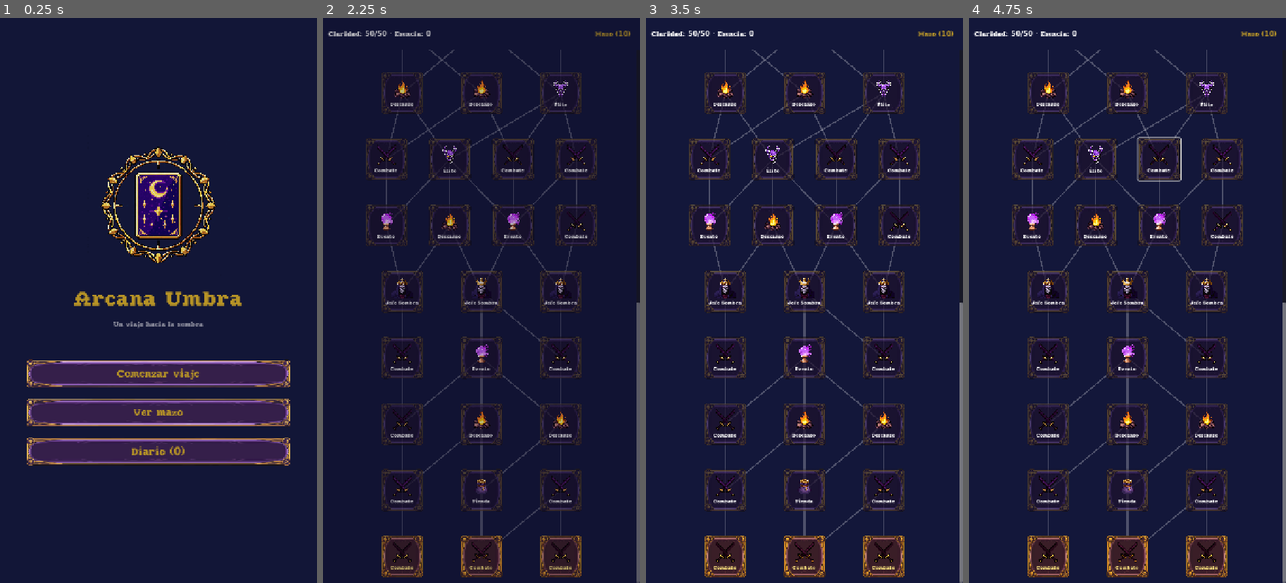
Above: before the commit, frames 1-4 (left to right).
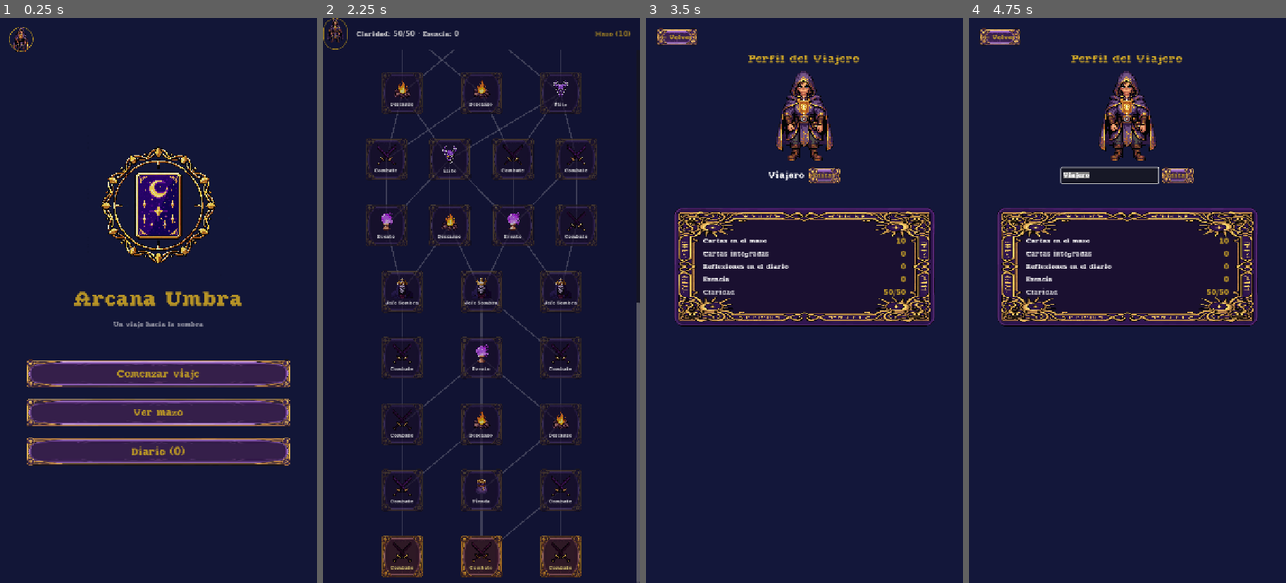
Above: after the commit, the same moments.

Repository: hugolesta/arcana-umbra
Game: Godot game, scene res://scenes/Main.tscn
Same seed, same stepped clock (60 frames per second), same inputs: the game is played once before the commit and once after it.
Inputs (mouse positions are in pixels of both pictures, inside the frame that each line leads up to):
- Up to frame 1 (0.25 s): no input
- Up to frame 2 (2.25 s): click "Comenzar viaje" at 0.5 s; click "Mazo (10)" at 1.25 s; click "← Volver" at 2 s
- Up to frame 3 (3.5 s): click (658, 34) at 2.77 s
- Up to frame 4 (4.75 s): click (1146, 176) at 3.5 s, where only the run after the commit has a clickable "Editar"; click (1178, 176) at 4.25 s, where only the run after the commit has a clickable "Editar"

The runs differ from the first frame. In frame 1, 0.2% of the frame differs, in the area x 2-11%, y 1-6%; in frame 2, 0.4%; in frame 3, 21%; in frame 4, 22%, in the area x 1-100%, y 1-100%.

Commit message:
Anade boton de perfil con retrato del Viajero y nick editable
- GameState.player_nick: persiste en progress.save (identidad del
  jugador, sobrevive a start_new_run() a diferencia del mazo/esencia)
- ProfileButton: avatar circular reutilizable (retrato animado del
  Viajero via SpriteStrip) en la esquina superior de titulo y mapa
- ProfileScene: retrato grande, nick editable (LineEdit, confirma con
  Enter o al perder foco) y resumen de progreso dentro del panel arcano
  (mazo, integradas, reflexiones del diario, esencia, claridad)
- Dos defectos vistos solo en el juego real, no en el codigo:
  Button.flat=true pisaba el anillo dorado del avatar (quitado); el
  perfil dejaba hueco muerto por centrar con ALIGNMENT_CENTER en un
  HBoxContainer aparte para "Volver" (alineado al patron de
  deck_builder_scene.gd: todo en un VBoxContainer que fluye hacia abajo)
- Screenshot.tscn cubre ahora 10 pantallas (agregado el perfil);
  CLAUDE.md documenta las dos trampas nuevas

Co-Authored-By: Claude Sonnet 5 <noreply@anthropic.com>

Diff:
--- /dev/null
+++ b/scenes/ProfileScene.tscn
@@ -0,0 +1,10 @@
+[gd_scene load_steps=2 format=3]
+
+[ext_resource type="Script" path="res://scripts/ui/profile_scene.gd" id="1_profile"]
+
+[node name="ProfileScene" type="Control"]
+layout_mode = 3
+anchors_preset = 15
+anchor_right = 1.0
+anchor_bottom = 1.0
+script = ExtResource("1_profile")
--- a/scripts/autoload/game_state.gd
+++ b/scripts/autoload/game_state.gd
@@ -13,6 +13,7 @@
 const ESENCIA_ELITE := 25
 const ESENCIA_JEFE := 50
 const MIN_DECK_SIZE := 5
+const DEFAULT_NICK := "Viajero"
 
 const STARTER_DECK_NAMES: Array[String] = [
 	"As de Espadas", "2 de Espadas", "3 de Espadas",
@@ -29,6 +30,7 @@
 var player_max_claridad: int = 50
 var player_claridad: int = 50
 var esencia: int = 0
+var player_nick: String = DEFAULT_NICK
 
 var map_grid: Array = []  # Array de pisos; cada piso es Array[MapNode]
 var current_node_coord: Vector2i = Vector2i(-1, -1)
@@ -103,6 +105,12 @@
 
 func add_esencia(amount: int) -> void:
 	esencia += amount
+	save_progress()
+
+
+func set_player_nick(nick: String) -> void:
+	var trimmed := nick.strip_edges()
+	player_nick = trimmed if not trimmed.is_empty() else DEFAULT_NICK
 	save_progress()
 
 
@@ -195,6 +203,7 @@
 		"claridad": player_claridad,
 		"max_claridad": player_max_claridad,
 		"esencia": esencia,
+		"nick": player_nick,
 		"map": map_data,
 		"current_node": [current_node_coord.x, current_node_coord.y],
 	}
@@ -226,6 +235,8 @@
 	player_max_claridad = int(data.get("max_claridad", 50))
 	player_claridad = int(data.get("claridad", player_max_claridad))
 	esencia = int(data.get("esencia", 0))
+	var nick := str(data.get("nick", DEFAULT_NICK)).strip_edges()
+	player_nick = nick if not nick.is_empty() else DEFAULT_NICK
 	map_grid.clear()
 	for floor_dicts in data.get("map", []):
 		var floor_nodes: Array = []
--- a/scripts/main.gd
+++ b/scripts/main.gd
@@ -8,6 +8,7 @@
 const EVENT_SCENE := "res://scenes/EventScene.tscn"
 const JOURNAL_SCENE := "res://scenes/JournalScene.tscn"
 const SHOP_SCENE := "res://scenes/ShopScene.tscn"
+const PROFILE_SCENE := "res://scenes/ProfileScene.tscn"
 
 var _current: Node
 var _fade: ColorRect
@@ -52,6 +53,7 @@
 		show_map())
 	title.deck_requested.connect(show_deck_builder.bind(true))
 	title.journal_requested.connect(show_journal)
+	title.profile_requested.connect(show_profile.bind(show_title))
 
 
 func show_journal() -> void:
@@ -63,6 +65,12 @@
 	var map: Node = _swap_to(MAP_SCENE)
 	map.node_selected.connect(_on_map_node_selected)
 	map.deck_requested.connect(show_deck_builder)
+	map.profile_requested.connect(show_profile.bind(show_map))
+
+
+func show_profile(return_to: Callable) -> void:
+	var profile: Node = _swap_to(PROFILE_SCENE)
+	profile.back_requested.connect(return_to)
 
 
 func show_deck_builder(from_title: bool = false) -> void:
--- a/scripts/ui/map_scene.gd
+++ b/scripts/ui/map_scene.gd
@@ -4,6 +4,7 @@
 
 signal node_selected(node: MapNode)
 signal deck_requested
+signal profile_requested
 
 const FLOOR_HEIGHT := 150.0
 const NODE_SIZE := Vector2(96, 96)
@@ -23,7 +24,12 @@
 	var bar := HBoxContainer.new()
 	bar.set_anchors_preset(Control.PRESET_TOP_WIDE)
 	bar.custom_minimum_size.y = TOP_BAR_HEIGHT
+	bar.add_theme_constant_override("separation", 8)
 	add_child(bar)
+
+	var profile := ProfileButton.new()
+	profile.profile_requested.connect(func(): profile_requested.emit())
+	bar.add_child(profile)
 
 	var claridad := Label.new()
 	claridad.text = "  Claridad: %d/%d · Esencia: %d" % [
--- /dev/null
+++ b/scripts/ui/profile_button.gd
@@ -0,0 +1,53 @@
+class_name ProfileButton
+extends Button
+## Botón circular con el retrato animado del Viajero y su nick, para usar
+## en la esquina superior de título/mapa. Tocarlo emite profile_requested;
+## el llamador decide a qué pantalla navegar (mantiene esta pieza tonta).
+
+signal profile_requested
+
+const AVATAR_SIZE := 56.0
+const VIAJERO_IDLE_DIR := "res://assets/personajes/viajero/idle_south"
+const VIAJERO_SPRITE := "res://assets/viajero/viajero.png"
+
+
+func _init() -> void:
+	custom_minimum_size = Vector2(AVATAR_SIZE, AVATAR_SIZE)
+	pressed.connect(func(): profile_requested.emit())
+	_build_content()
+
+
+func _build_content() -> void:
+	var frame := Control.new()
+	frame.set_anchors_preset(Control.PRESET_FULL_RECT)
+	frame.mouse_filter = Control.MOUSE_FILTER_IGNORE
+	add_child(frame)
+
+	var portrait := SpriteStrip.make_animated_control(VIAJERO_IDLE_DIR, AVATAR_SIZE)
+	if portrait == null:
+		portrait = _static_fallback()
+	if portrait:
+		portrait.mouse_filter = Control.MOUSE_FILTER_IGNORE
+		frame.add_child(portrait)
+
+	var ring := StyleBoxFlat.new()
+	ring.bg_color = Color(0, 0, 0, 0)
+	ring.border_color = UITheme.COLOR_GOLD
+	ring.set_border_width_all(2)
+	ring.set_corner_radius_all(int(AVATAR_SIZE / 2.0))
+	add_theme_stylebox_override("normal", ring)
+	add_theme_stylebox_override("hover", ring)
+	add_theme_stylebox_override("pressed", ring)
+	add_theme_stylebox_override("focus", ring)
+
+
+func _static_fallback() -> Control:
+	if not ResourceLoader.exists(VIAJERO_SPRITE):
+		return null
+	var rect := TextureRect.new()
+	rect.texture = load(VIAJERO_SPRITE)
+	rect.custom_minimum_size = Vector2(AVATAR_SIZE, AVATAR_SIZE)
+	rect.expand_mode = TextureRect.EXPAND_IGNORE_SIZE
+	rect.stretch_mode = TextureRect.STRETCH_KEEP_ASPECT_CENTERED
+	rect.texture_filter = CanvasItem.TEXTURE_FILTER_NEAREST
+	return rect
--- /dev/null
+++ b/scripts/ui/profile_scene.gd
@@ -0,0 +1,133 @@
+extends Control
+## Pantalla de perfil: retrato animado del Viajero, nick editable y un
+## resumen del progreso del jugador (cartas integradas, entradas del diario).
+
+signal back_requested
+
+const PORTRAIT_SIZE := 200.0
+const VIAJERO_IDLE_DIR := "res://assets/personajes/viajero/idle_south"
+const VIAJERO_SPRITE := "res://assets/viajero/viajero.png"
+
+var _nick_edit: LineEdit
+var _nick_label: Label
+var _editing := false
+
+
+func _ready() -> void:
+	set_anchors_preset(Control.PRESET_FULL_RECT)
+	_build_ui()
+
+
+func _build_ui() -> void:
+	var layout := VBoxContainer.new()
+	layout.set_anchors_preset(Control.PRESET_FULL_RECT)
+	layout.offset_left = 24
+	layout.offset_right = -24
+	layout.offset_top = 24
+	layout.offset_bottom = -24
+	layout.add_theme_constant_override("separation", 16)
+	add_child(layout)
+
+	var top := HBoxContainer.new()
+	layout.add_child(top)
+	var back := Button.new()
+	back.text = "← Volver"
+	back.pressed.connect(func(): back_requested.emit())
+	top.add_child(back)
+
+	var title := Label.new()
+	title.text = "Perfil del Viajero"
+	title.horizontal_alignment = HORIZONTAL_ALIGNMENT_CENTER
+	title.add_theme_font_size_override("font_size", 28)
+	title.add_theme_color_override("font_color", UITheme.COLOR_GOLD)
+	layout.add_child(title)
+
+	var portrait_slot := CenterContainer.new()
+	layout.add_child(portrait_slot)
+	var portrait := SpriteStrip.make_animated_control(VIAJERO_IDLE_DIR, PORTRAIT_SIZE)
+	if portrait == null and ResourceLoader.exists(VIAJERO_SPRITE):
+		portrait = TextureRect.new()
+		portrait.texture = load(VIAJERO_SPRITE)
+		portrait.custom_minimum_size = Vector2(PORTRAIT_SIZE, PORTRAIT_SIZE)
+		portrait.expand_mode = TextureRect.EXPAND_IGNORE_SIZE
+		portrait.stretch_mode = TextureRect.STRETCH_KEEP_ASPECT_CENTERED
+		portrait.texture_filter = CanvasItem.TEXTURE_FILTER_NEAREST
+	if portrait:
+		portrait_slot.add_child(portrait)
+
+	_build_nick_row(layout)
+
+	var stats_panel := PanelContainer.new()
+	layout.add_child(stats_panel)
+	var stats_margin := MarginContainer.new()
+	for side in ["left", "right", "top", "bottom"]:
+		stats_margin.add_theme_constant_override("margin_" + side, 60)
+	stats_panel.add_child(stats_margin)
+
+	var stats := VBoxContainer.new()
+	stats.add_theme_constant_override("separation", 10)
+	stats_margin.add_child(stats)
+	_add_stat_row(stats, "Cartas en el mazo", str(GameState.mazo_permanente.size()))
+	_add_stat_row(stats, "Cartas integradas", str(GameState.cartas_integradas.size()))
+	_add_stat_row(stats, "Reflexiones en el diario", str(GameState.journal_entries.size()))
+	_add_stat_row(stats, "Esencia", str(GameState.esencia))
+	_add_stat_row(stats, "Claridad",
+		"%d/%d" % [GameState.player_claridad, GameState.player_max_claridad])
+
+
+func _build_nick_row(layout: VBoxContainer) -> void:
+	var row := HBoxContainer.new()
+	row.alignment = BoxContainer.ALIGNMENT_CENTER
+	row.add_theme_constant_override("separation", 8)
+	layout.add_child(row)
+
+	_nick_label = Label.new()
+	_nick_label.text = GameState.player_nick
+	_nick_label.add_theme_font_size_override("font_size", 22)
+	row.add_child(_nick_label)
+
+	_nick_edit = LineEdit.new()
+	_nick_edit.text = GameState.player_nick
+	_nick_edit.max_length = 20
+	_nick_edit.custom_minimum_size.x = 220
+	_nick_edit.visible = false
+	_nick_edit.text_submitted.connect(func(_t): _confirm_nick())
+	_nick_edit.focus_exited.connect(_confirm_nick)
+	row.add_child(_nick_edit)
+
+	var edit_button := Button.new()
+	edit_button.text = "Editar"
+	edit_button.pressed.connect(_start_editing)
+	row.add_child(edit_button)
+
+
+func _start_editing() -> void:
+	_editing = true
+	_nick_label.visible = false
+	_nick_edit.visible = true
+	_nick_edit.text = GameState.player_nick
+	_nick_edit.grab_focus()
+	_nick_edit.select_all()
+
+
+func _confirm_nick() -> void:
+	if not _editing:
+		return
+	_editing = false
+	GameState.set_player_nick(_nick_edit.text)
+	_nick_label.text = GameState.player_nick
+	_nick_label.visible = true
+	_nick_edit.visible = false
+
+
+func _add_stat_row(container: VBoxContainer, label_text: String, value_text: String) -> void:
+	var row := HBoxContainer.new()
+	container.add_child(row)
+	var label := Label.new()
+	label.text = label_text
+	label.size_flags_horizontal = Control.SIZE_EXPAND_FILL
+	row.add_child(label)
+	var value := Label.new()
+	value.text = value_text
+	value.add_theme_color_override("font_color", UITheme.COLOR_GOLD)
+	row.add_child(value)
--- a/scripts/ui/title_scene.gd
+++ b/scripts/ui/title_scene.gd
@@ -7,6 +7,7 @@
 signal new_run_requested
 signal deck_requested
 signal journal_requested
+signal profile_requested
 
 const EMBLEM_PATH := "res://assets/ui/titulo_emblema.png"
 
@@ -18,6 +19,12 @@
 
 func _ready() -> void:
 	set_anchors_preset(Control.PRESET_FULL_RECT)
+
+	var profile := ProfileButton.new()
+	profile.set_anchors_preset(Control.PRESET_TOP_LEFT)
+	profile.position = Vector2(20, 20)
+	profile.profile_requested.connect(func(): profile_requested.emit())
+	add_child(profile)
 
 	var layout := VBoxContainer.new()
 	layout.set_anchors_preset(Control.PRESET_FULL_RECT)
--- a/tools/screenshot.gd
+++ b/tools/screenshot.gd
@@ -43,7 +43,9 @@
 	await _shot("06_tienda")
 	_main.show_journal()
 	await _shot("07_diario")
-	print("CAPTURAS: 9 guardadas en ", _dir)
+	_main.show_profile(_main.show_title)
+	await _shot("08_perfil")
+	print("CAPTURAS: 10 guardadas en ", _dir)
 	get_tree().quit()
 
 
Not shown, added: scripts/ui/profile_button.gd.uid
Not shown, added: scripts/ui/profile_scene.gd.uid
Not shown, changed: CLAUDE.md
